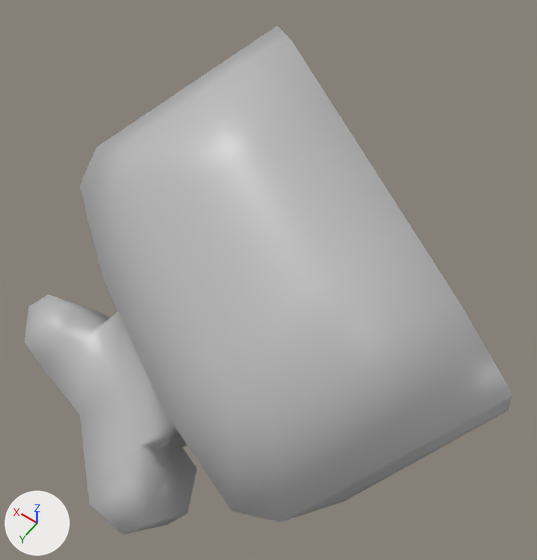
Before and after pictures for a commit that changed the FBX model 그래픽자료/오브젝트모델/고기,아이템/Item_Meat.fbx.
Camera for both pictures: a 50 mm camera at (-0.099, 0.126, 0.241) aimed at (0.005, -0.019, 0.014). Every picture has the same lights, and +X, +Y and +Z are marked at lower left. Where no turn or scale is listed for an object, it has been applied to the vertices.

Objects in the first picture: 'Meat'.
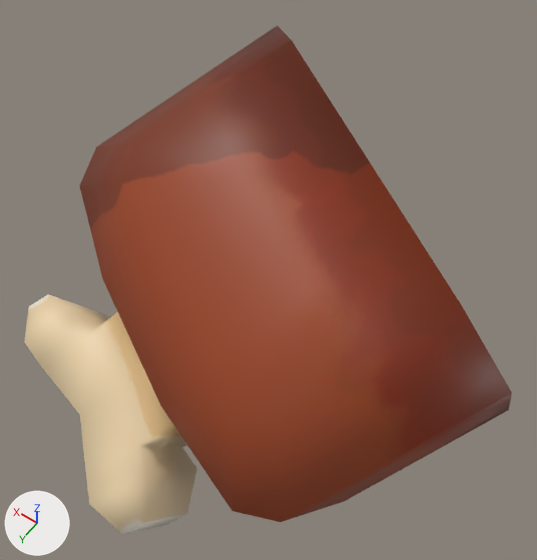
Location of each change, (x1, y1, x2, y2) in pixels of the pictures (537 x 560 px):
'Meat', surface changed (grey to brown): (24, 26, 512, 534) in both

Edits to the bpy script that builds the scene:
```text
Add img_meat_png:
    img_meat_png = load_image('Meat.png', 'Meat.dds', 1024, 1024, 'sRGB')
Change mat_material:
    remove mat_material.base_color = (0.5, 0.5, 0.5)  # grey #bcbcbc
    mat_material.roughness: 0.4 -> 0.5
    add mat_material.texture = img_meat_png
```
